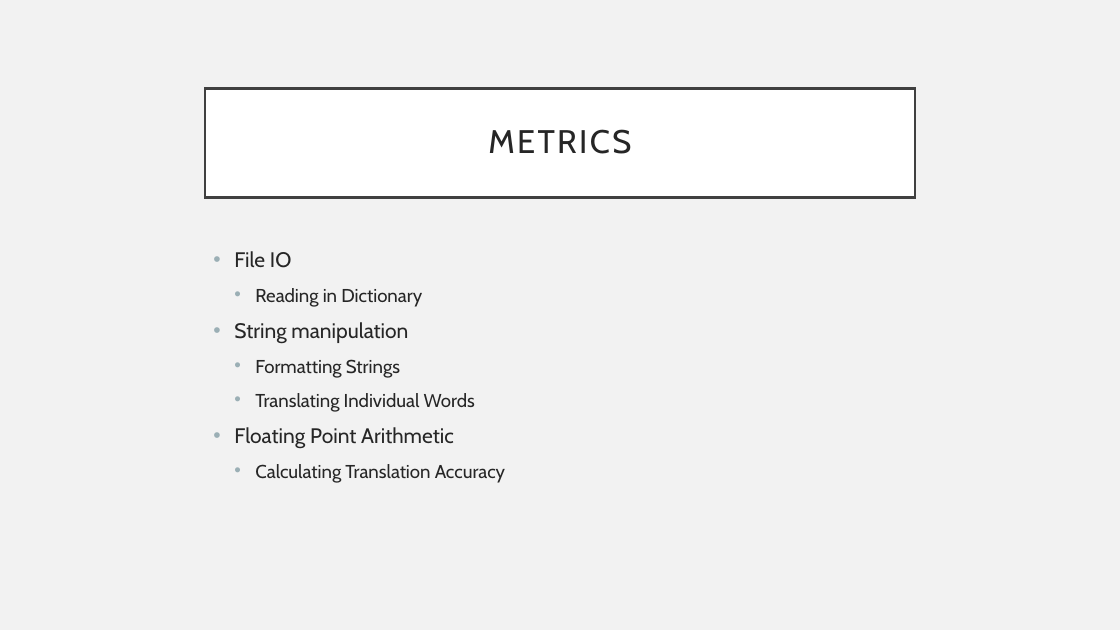
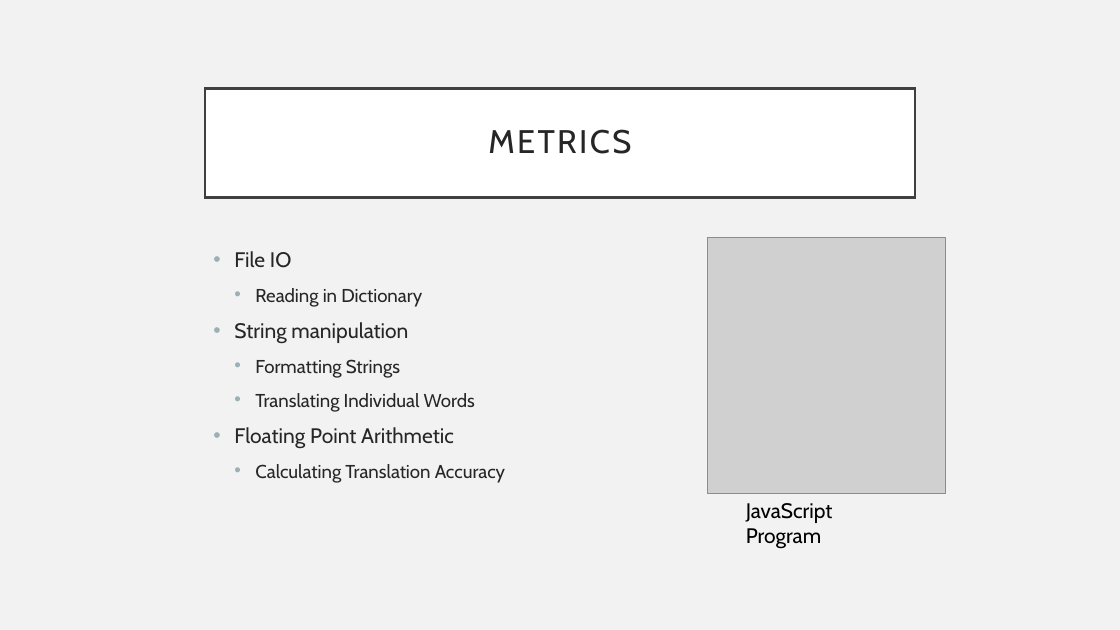
Before and after one commit to Pinto18/machine_translation, a slide deck: slide 5 of CS332_Presentation.pptx. Drawn at 1120x630 pixels with LibreOffice and Linux fonts; fonts in the diff are those of the drawing; grey boxes stand for pictures. Boxes give left, top, right and bottom in pixels: in the first picture for what was removed or moved away, otherwise in the second. Text is boxed around its words. In the diff, an @@ line names an element or a change of style, - is before the commit and + after.

Commit message:
Added images to presentation

```diff
--- a/CS332_Presentation.pptx
+++ b/CS332_Presentation.pptx
@@ picture added at [707,238,946,494] @@
@@ text added at [746,503,833,549], 18 pt, text #000000 @@
+JavaScript Program
```
Also in this commit, not shown: 3 other slides changed, 1 other file.
